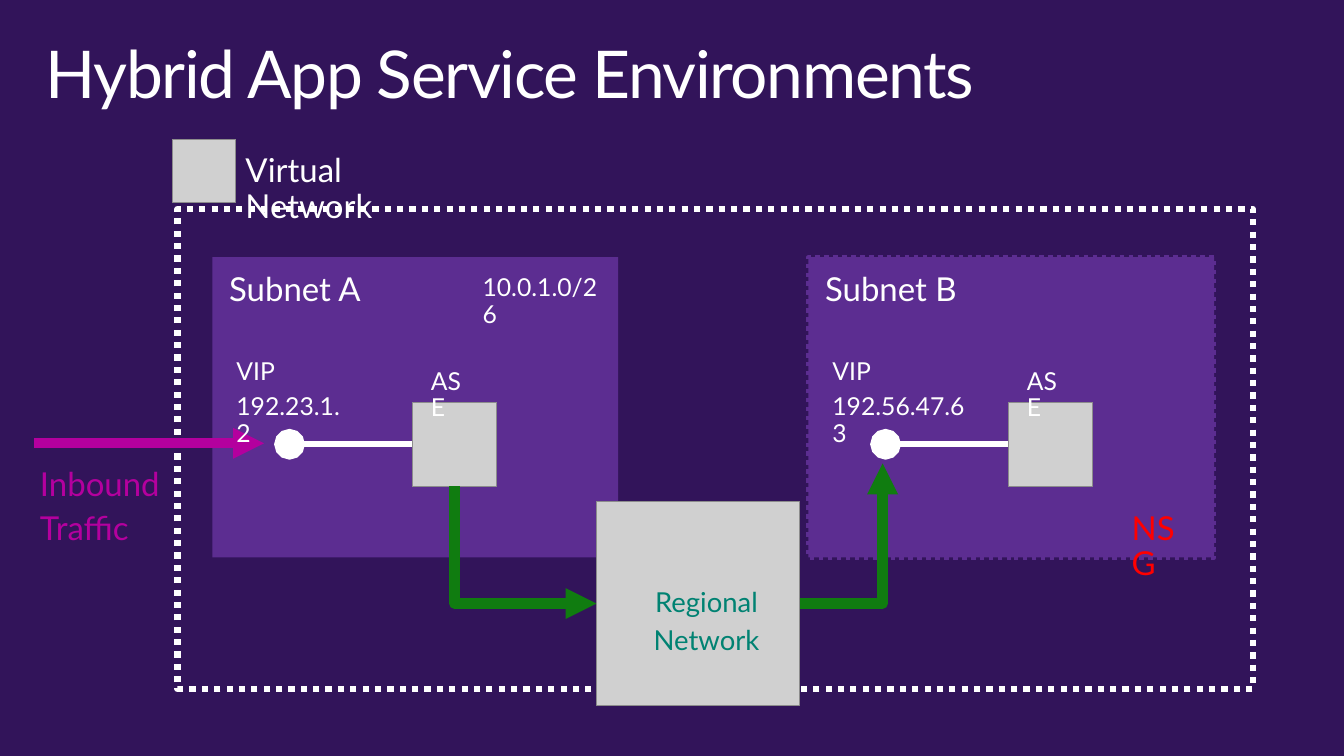
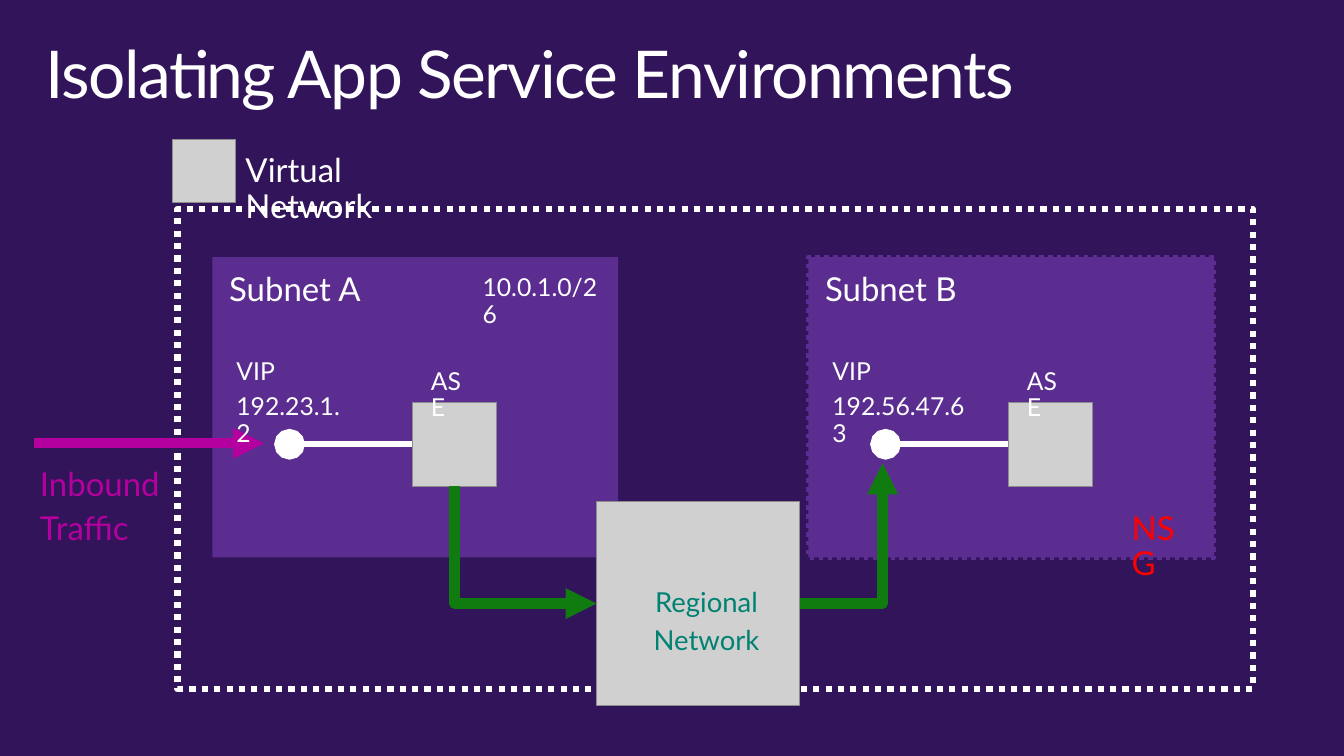
Before and after one commit to wely/DevCamp, a slide deck: slide 16 of Presentation/Module02-ModernCloudApps.pptx. Drawn at 1344x756 pixels with LibreOffice and Linux fonts; fonts in the diff are those of the drawing; grey boxes stand for pictures; background and template pictures are left out. Boxes give left, top, right and bottom in pixels: in the first picture for what was removed or moved away, otherwise in the second. Text is boxed around its words. In the diff, an @@ line names an element or a change of style, - is before the commit and + after.

```diff
--- a/Presentation/Module02-ModernCloudApps.pptx
+++ b/Presentation/Module02-ModernCloudApps.pptx
@@ title at (45, 49, 1015, 110): text changed @@
-Hybrid App Service Environments
+Isolating App Service Environments
```
Also in this commit, not shown: 7 other slides changed, 6 slides added, 2 slides removed.
